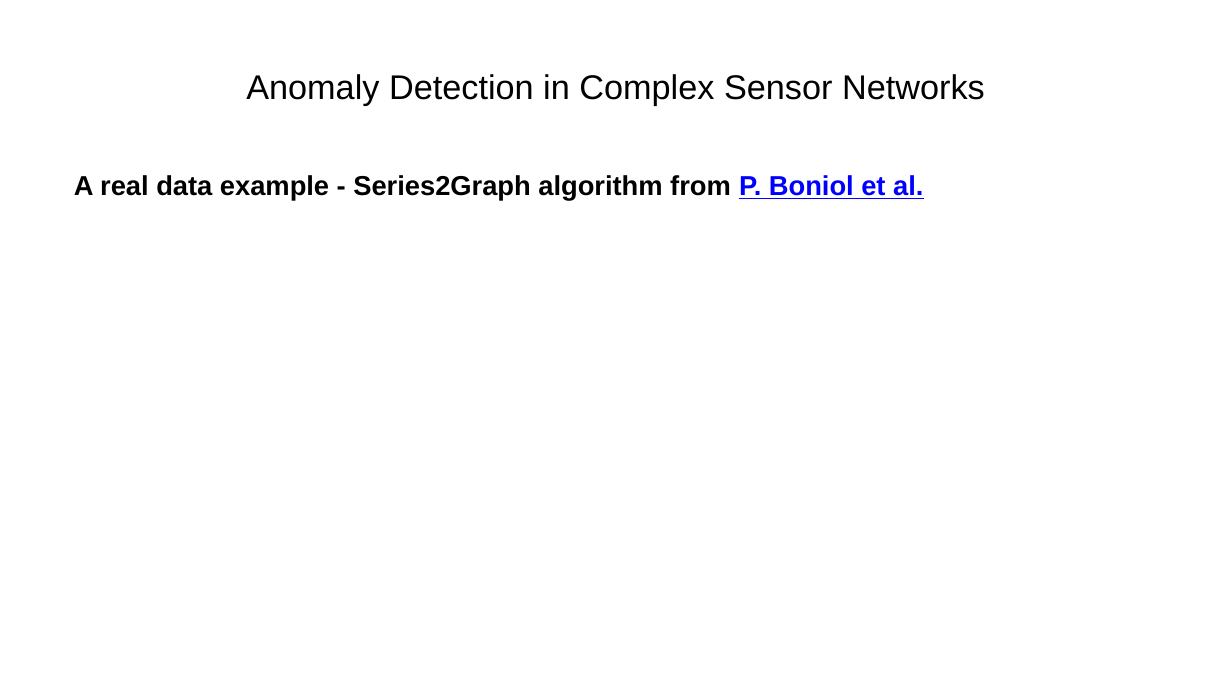
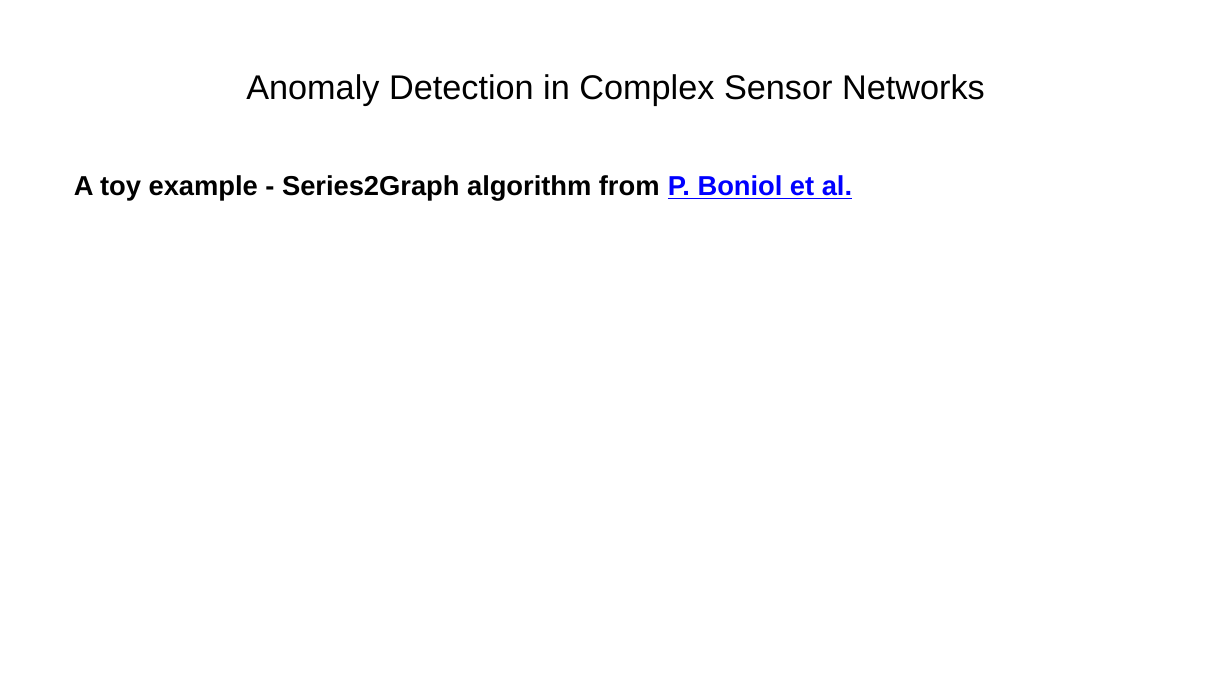
Before and after one commit to ManuelePasini/slides-markdown, a slide deck: slide 24 of 3rd_year_slides.pptx. Drawn at 1232x693 pixels with LibreOffice and Linux fonts; fonts in the diff are those of the drawing. Boxes give left, top, right and bottom in pixels: in the first picture for what was removed or moved away, otherwise in the second. Text is boxed around its words. In the diff, an @@ line names an element or a change of style, - is before the commit and + after.

```diff
--- a/3rd_year_slides.pptx
+++ b/3rd_year_slides.pptx
@@ text at box(74, 175, 852, 200): text changed @@
-A real data example - Series2Graph algorithm from P. Boniol et al.
+A toy example - Series2Graph algorithm from P. Boniol et al.
```
Also in this commit, not shown: 2 slides added, 1 slide removed, 4 other files.
